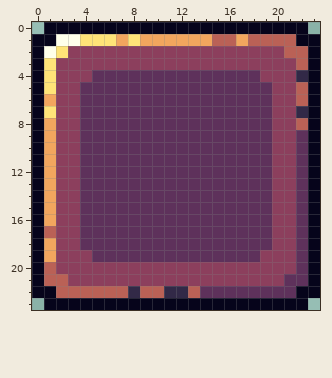
One commit to this pixel-art sprite: cAAmel/resources/gui/advancement_background_done.png. The picture above was drawn from the file before the commit.
The file is 24x24 pixels.
New version:
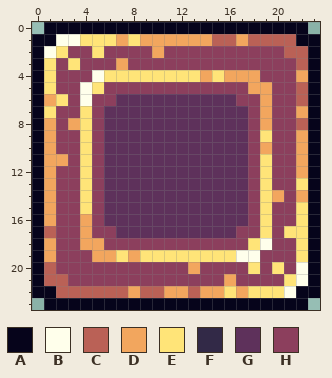
Palette (. is transparent): A #06041b  B #ffffeb  C #ba6156  D #f2a65e  E #ffe478  F #322947  G #5e315b  H #8c3f5d
Change:
Colour B replaces colour G in row 4 at x 5; in rows 5 to 6 at x 4; in row 18 at x 19; in row 19 at x 17 to 18; in rows 20 to 21 at x 22; in row 22 at x 21.
Colour D replaces colour F in row 4 at x 22; in row 7 at x 22; in row 22 at x 8 and 11 to 12.
Colour D replaces colour G in row 4 at x 14 and 16 to 18; in row 5 at x 18 to 19; in rows 6 to 8 at x 19; in row 9 at x 22; in row 10 at x 19 and 22; in rows 11 to 12 at x 22.
Colour D replaces colour G in row 14 at x 22; in rows 16 to 17 at x 4; in row 18 at x 4 to 5; in row 19 at x 5 to 6 and 8; in row 22 at x 14 to 15 and 17.
Colour D replaces colour H in row 2 at x 10; in row 3 at x 7; in row 8 at x 3; in row 11 at x 2; in row 14 at x 20; in row 20 at x 13.
Colour D replaces colour H in row 21 at x 16.
Colour E replaces colour G in row 4 at x 6 to 13 and 15; in row 5 at x 5; in rows 7 to 8 at x 4; in row 9 at x 4 and 19; in row 10 at x 4; in rows 11 to 12 at x 4 and 19.
Colour E replaces colour G in row 13 at x 4, 19 and 22; in row 14 at x 4 and 19; in row 15 at x 4, 19 and 22; in rows 16 to 17 at x 19 and 22; in row 18 at x 18 and 22; in row 19 at x 7, 9 to 16 and 22.
Colour E replaces colour G in row 21 at x 21; in row 22 at x 16 and 18 to 20.
Colour E replaces colour H in row 2 at x 5; in row 3 at x 3; in row 6 at x 2; in row 17 at x 21; in row 20 at x 18 and 20.
Colour H replaces colour G in row 5 at x 6 to 17; in row 6 at x 5 to 6 and 17 to 18; in rows 7 to 16 at x 5 and 18; in row 17 at x 5 to 6 and 17 to 18; in row 18 at x 6 to 17.
Boxes around the changes in both pictures, in picture pixels (x1, y1, x2, y2):
changed: (56, 46, 308, 298)
